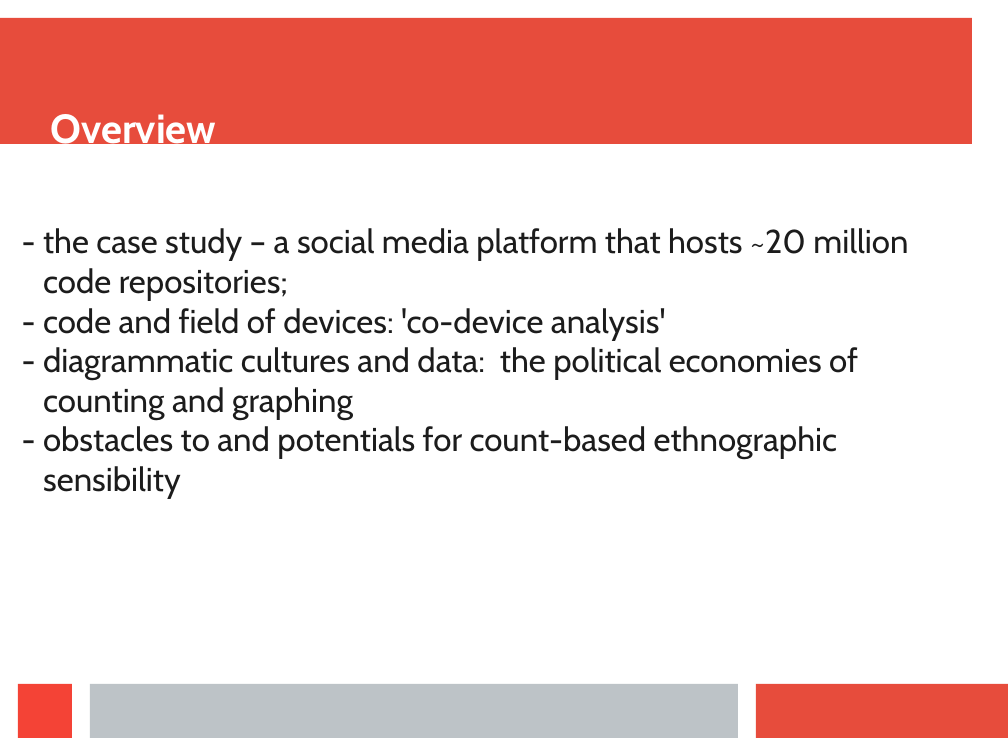
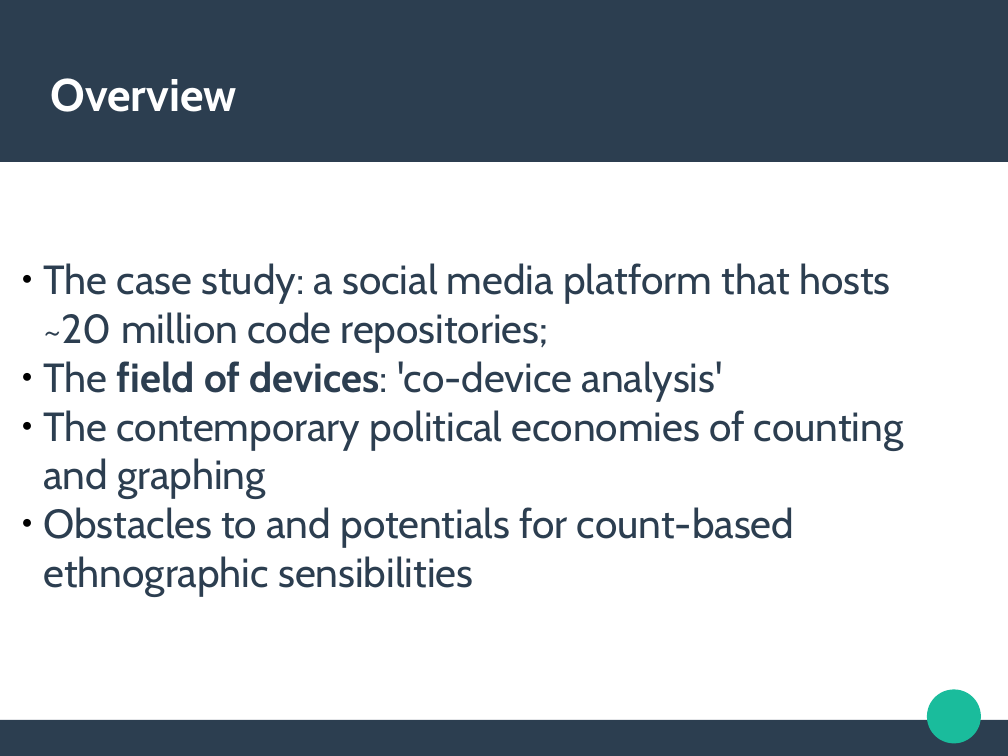
Before and after one commit to metacommunities/metacommunities, a slide deck: slide 2 of publications/mixtures_dec2015/mackenzie_mixtures_dec2015.odp (slide 3 before the commit). Drawn at 1008x756 pixels with LibreOffice and Linux fonts; fonts in the diff are those of the drawing. Boxes give left, top, right and bottom in pixels: in the first picture for what was removed or moved away, otherwise in the second. Text is boxed around its words. In the diff, an @@ line names an element or a change of style, - is before the commit and + after.

```diff
--- a/publications/mixtures_dec2015/mackenzie_mixtures_dec2015.odp
+++ b/publications/mixtures_dec2015/mackenzie_mixtures_dec2015.odp
@@ rectangle: place and size @@
-rectangle at [0, 18, 972, 145]
+rectangle at [0, 0, 1008, 162]
@@ rectangle at [0, 0, 1008, 162]: fill #E74C3C to #2C3E50 @@
@@ title "Overview" at [50, 78, 237, 112]: size 32 to 36 pt; vertical alignment bottom to middle @@
@@ subtitle "The case study: a social ..." at [43, 263, 904, 596]: vertical alignment top to middle @@
@@ subtitle at [43, 263, 904, 596]: text changed; size 26 to 32 pt; text colour #1C1C1C to #2C3E50 @@
-- the case study – a social media platform that hosts ~20 million code repositories;
-- code and field of devices: 'co-device analysis'
-- diagrammatic cultures and data: the political economies of counting and graphing
-- obstacles to and potentials for count-based ethnographic sensibility
+● The case study: a social media platform that hosts ~20 million code repositories;
+● The field of devices: 'co-device analysis'
+● The contemporary political economies of counting and graphing
+● Obstacles to and potentials for count-based ethnographic sensibilities
@@ rectangle removed at [18, 684, 72, 738] @@
@@ rectangle removed at [90, 684, 738, 738] @@
@@ rectangle removed at [756, 684, 1008, 738] @@
@@ ellipse added at [928, 690, 981, 744], fill #1ABC9C @@
@@ rectangle added at [0, 720, 1008, 756], fill #2C3E50 @@
```
Also in this commit, not shown: 6 other slides changed, 4 slides added, 1 slide removed, 10 other files.
